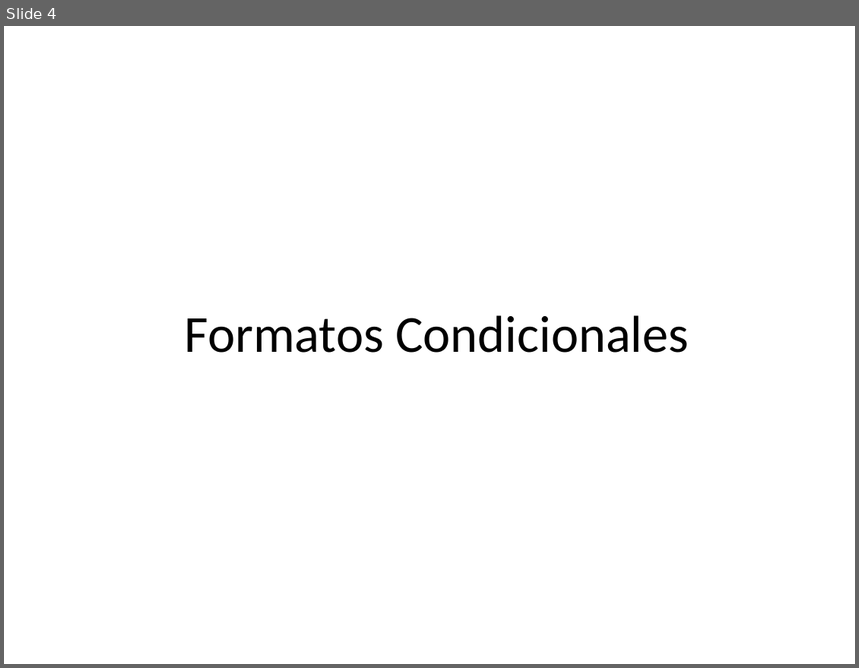
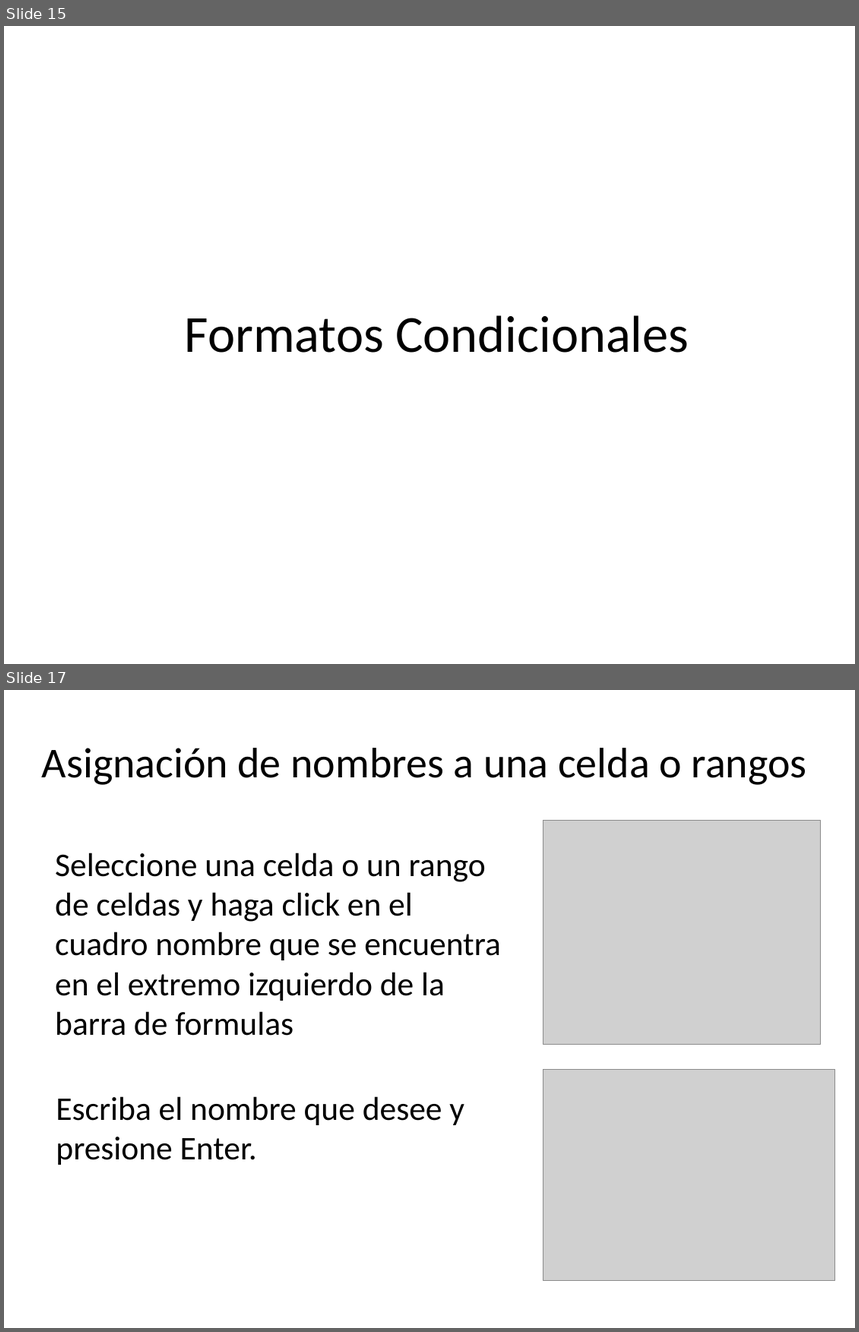
Before and after one commit to kleberloayzacastro/universidad, a slide deck: 2015-2016/clases/computacion_aplicada_2/clase_1/clase1.pptx. Shown one above the other, each under a label of ours: slide 4 before the commit, slides 15 and 17 after it; the slides between them are not shown. The pictures are 859x668 and 859x1332 pixels, drawn with LibreOffice and Linux fonts; fonts in the diff are those of the drawing; grey boxes stand for pictures. Boxes give left, top, right and bottom in pixels: in the first picture for what was removed or moved away, otherwise in the second. Text is boxed around its words. In the diff, an @@ line names an element or a change of style, - is before the commit and + after.

```diff
--- a/2015-2016/clases/computacion_aplicada_2/clase_1/clase1.pptx
+++ b/2015-2016/clases/computacion_aplicada_2/clase_1/clase1.pptx
@@ slide 17 added at (4,690,855,1328), background #FFFFFF @@
@@ title added at (42,748,807,785), 36 pt, text #000000 @@
+Asignación de nombres a una celda o rangos
@@ picture added at (544,820,820,1045) @@
@@ text added at (55,853,500,1036), 28 pt, text #000000 @@
+Seleccione una celda o un rango de celdas y haga click en el cuadro nombre que se encuentra en el extremo izquierdo de la barra de formulas
@@ picture added at (544,1070,835,1281) @@
@@ text added at (56,1097,465,1165), 28 pt, text #000000 @@
+Escriba el nombre que desee y presione Enter.
@@ what was slide 4 is now slide 15 @@
```
Also in this commit, not shown: 1 slide changed, 14 other slides added, 26 other files.
